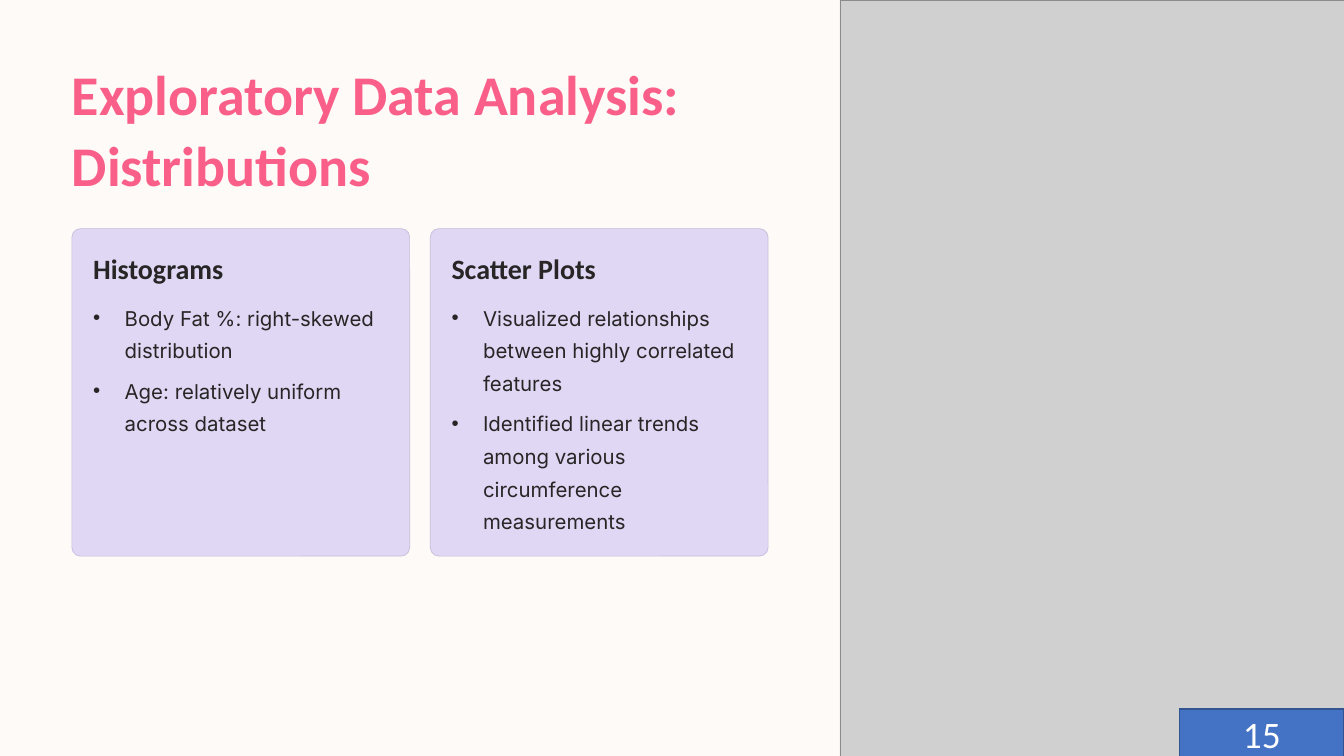
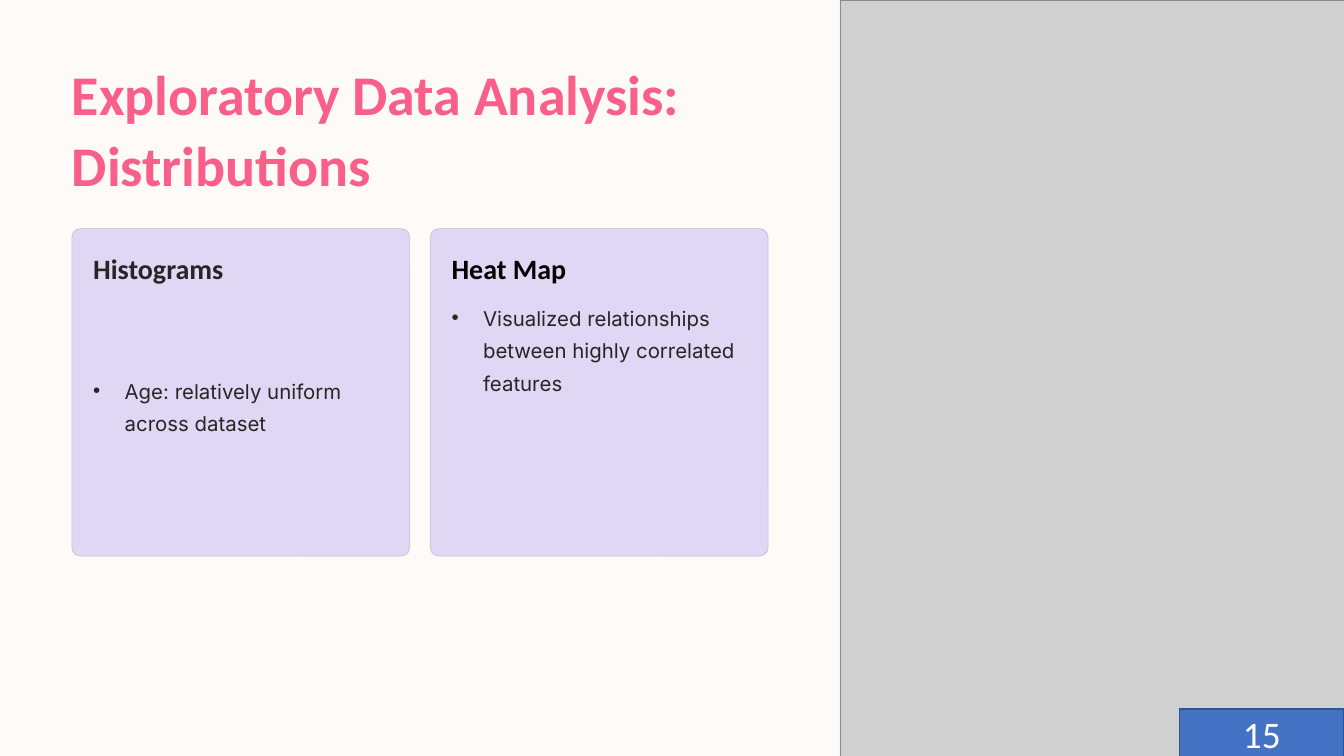
Before and after one commit to Sauri25/AI-PROJECTS, a slide deck: slide 15 of PROJECT 3/final.pptx. Drawn at 1344x756 pixels with LibreOffice and Linux fonts; fonts in the diff are those of the drawing; grey boxes stand for pictures; background and template pictures are left out. Boxes give left, top, right and bottom in pixels: in the first picture for what was removed or moved away, otherwise in the second. Text is boxed around its words. In the diff, an @@ line names an element or a change of style, - is before the commit and + after.

```diff
--- a/PROJECT 3/final.pptx
+++ b/PROJECT 3/final.pptx
@@ text at <box>452,261,566,284</box>: text changed; text colour #272525 to #000000 @@
-Scatter Plots
+Heat Map
@@ text removed at <box>125,310,374,359</box> @@
-• Body Fat %: right-skewed distribution
@@ text removed at <box>483,415,699,530</box> @@
-• Identified linear trends among various circumference measurements
```
Also in this commit, not shown: 13 other slides changed, 4 slides added, 2 slides removed, 12 other files.
